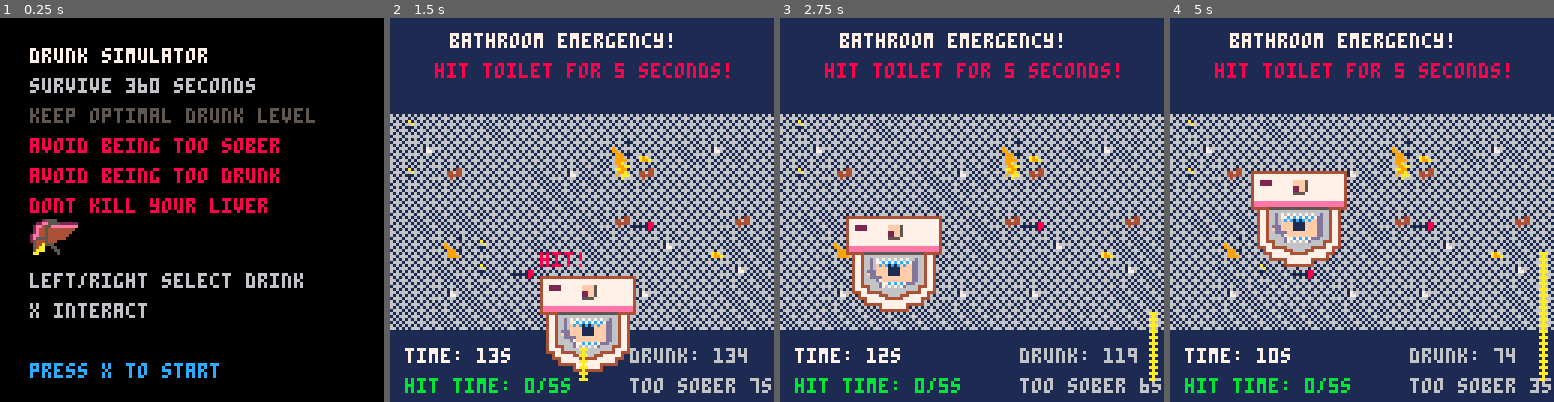
Above: before the commit, frames 1-4 (left to right).
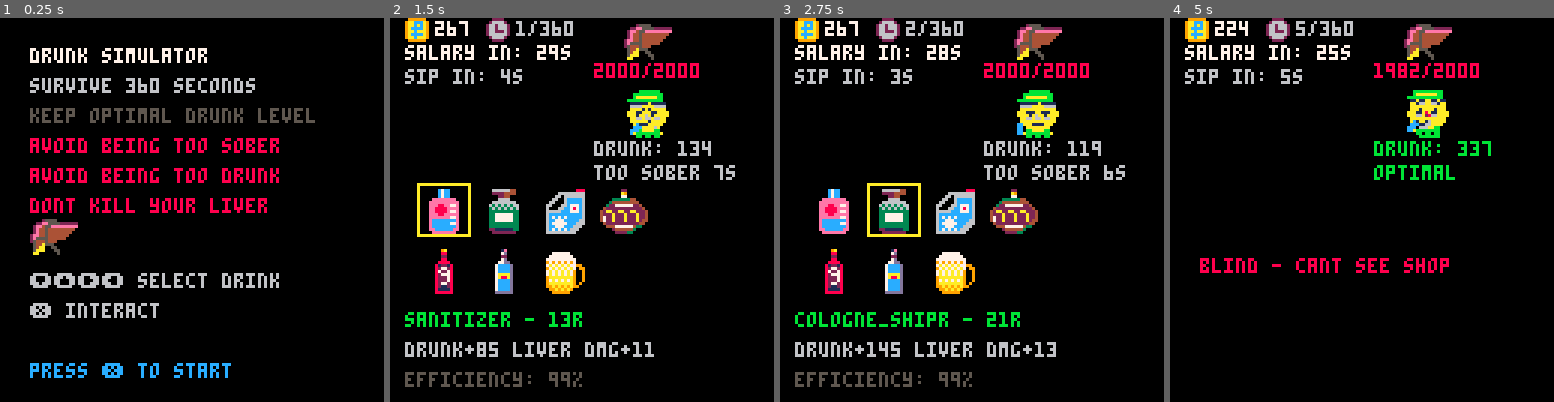
Above: after the commit, the same moments.

Repository: fritzlolpro/picopico
Game: PICO-8 cartridge carts/drunk.p8
The game is run twice, just before and just after one commit, with the same random seed, the same clock (stepped at 60 frames per second) and the same inputs.
Inputs:
- Up to frame 1 (0.25 s): no input
- Up to frame 2 (1.5 s): tap X (X key) at 0.33, 1.07 s
- Up to frame 3 (2.75 s): hold Right 1.6-2.1 s; tap X (X key) at 1.85 s; hold Up 2.15-2.42 s; hold Right from 2.47 s (still down)
- Up to frame 4 (5 s): tap X (X key) at 2.97, 4.08 s; release Right at 3.03 s; hold Left 3.08-3.58 s; hold Down 3.63-3.97 s; hold Right 4.02-4.68 s; hold Up from 4.73 s (still down)

The runs differ from the first frame. In frame 1, 2.3% of the frame differs, in the area x 7-79%, y 66-94%; in frame 2, 98%; in frame 3, 98%; in frame 4, 100%, in the area x 0-100%, y 0-100%.

Commit message:
use correct glyphs

Diff:
--- a/carts/drunk.p8
+++ b/carts/drunk.p8
@@ -8,7 +8,7 @@
     game_over = 3,
     win = 4
 }
-
+-- ⬇️⬆️➡️⬅️🅾️❎
 -- Game constants
 game_duration = 360 -- Total game duration in seconds
 salary = 267 -- Salary amount in rubles per payment
@@ -631,7 +631,7 @@
 toilet_size = 4 -- Toilet sprite size: fixed 32x32 pixels (4x4 tiles)
 
 toilet_hit_time = 0 -- Time spent hitting toilet continuously (in frames)
-toilet_target_time = 300 -- Required continuous hit time: 5 seconds at 60fps
+toilet_target_time = 200 -- Required continuous hit time: 5 seconds at 60fps
 toilet_vel_x = 0 -- Toilet velocity X
 toilet_vel_y = 0 -- Toilet velocity Y
 toilet_speed = 0.8 -- Base toilet movement speed
@@ -927,14 +927,14 @@
 
     -- Draw the 16x16 drink sprite (2x2 tiles)
     spr(sprite_id, 10, 65, 2, 2)
-
-    print("left/right select drink", 10, 85, 6)
-    print("x interact", 10, 95, 6)
-    print("press x to start", 10, 115, 12)
+    -- ⬇️⬆️➡️⬅️🅾️❎
+    print("⬇️⬆️➡️⬅️ select drink", 10, 85, 6)
+    print("❎ interact", 10, 95, 6)
+    print("press ❎ to start", 10, 115, 12)
 end
 
 function draw_game()
-    minigame_active =true
+
     -- Check active mini-game
     if minigame_active then
         draw_minigame()
@@ -1259,7 +1259,7 @@
     end
 
     -- Instructions
-    print("arrows: select, x: buy", 5, 96, 7)
+    print("⬇️⬆️➡️⬅️ select, ❎ buy", 5, 96, 7)
 
     -- Show selected bonus info
     local selected_bonus = payday_bonuses[selected_bonus_index]
@@ -1275,8 +1275,8 @@
     if game_over_reason != "" then
         print(game_over_reason, 10, 65, 7)
     end
-
-    print("press x to restart", 10, 85, 6)
+    -- ⬇️⬆️➡️⬅️🅾️❎
+    print("press ❎ to restart", 10, 85, 6)
 end
 
 function draw_win()
